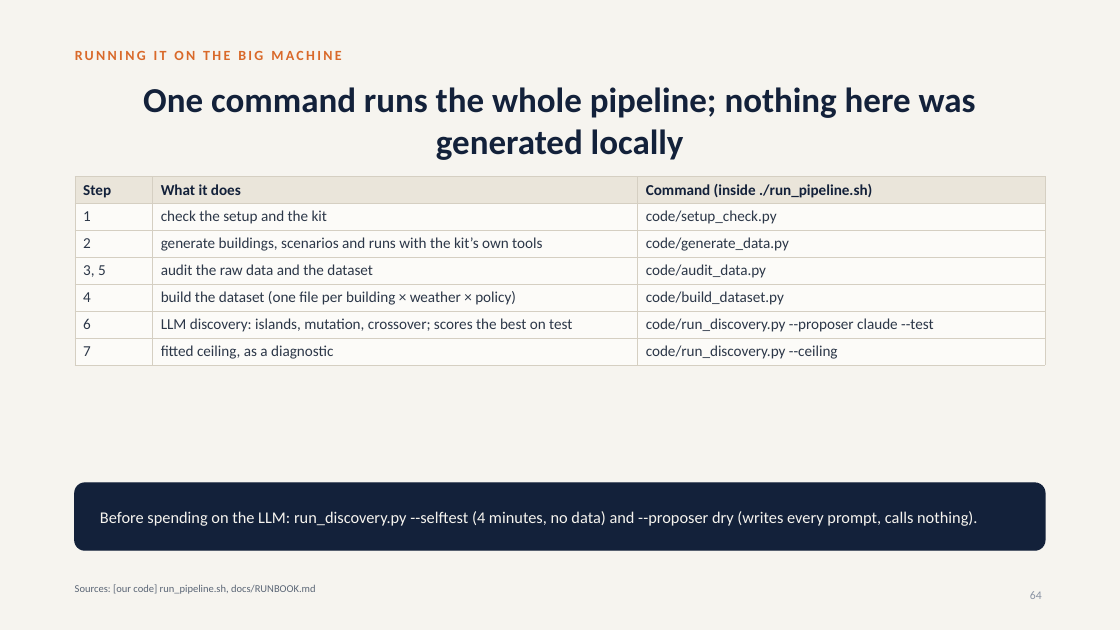
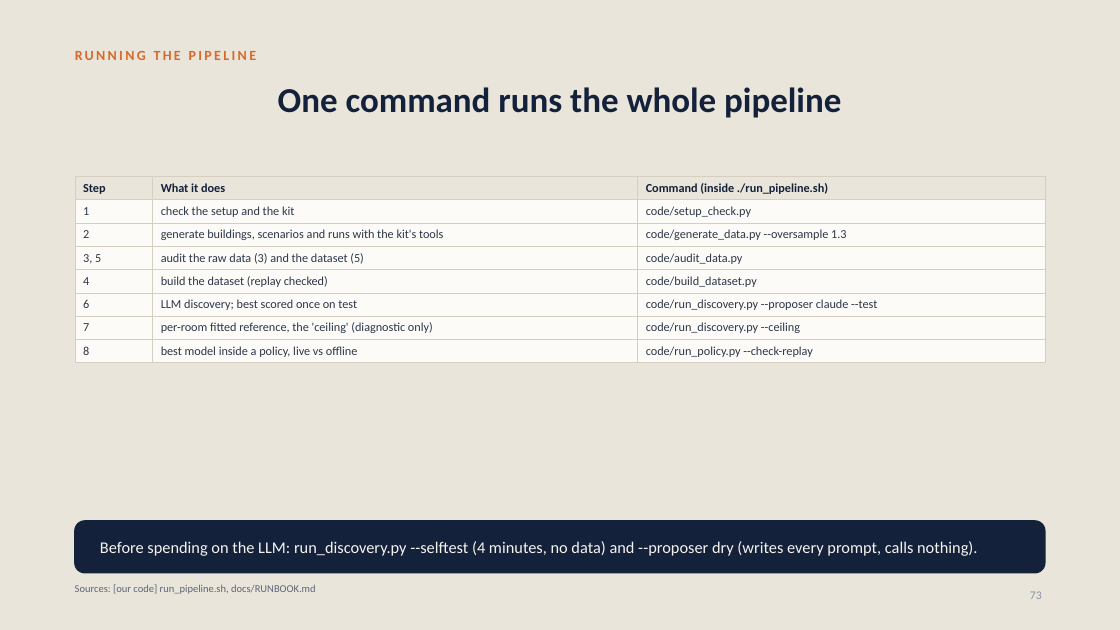
Before and after one commit to srivathsanb14/working-code, a slide deck: slide 73 of docs/One_Controller_for_Every_Building.pptx (slide 64 before the commit). Drawn at 1120x630 pixels with LibreOffice and Linux fonts; fonts in the diff are those of the drawing. Boxes give left, top, right and bottom in pixels: in the first picture for what was removed or moved away, otherwise in the second. Text is boxed around its words. In the diff, an @@ line names an element or a change of style, - is before the commit and + after.

```diff
--- a/docs/One_Controller_for_Every_Building.pptx
+++ b/docs/One_Controller_for_Every_Building.pptx
@@ background #F6F4EF to #EAE5DA @@
@@ text at (x1=75, y1=51, x2=256, y2=60): text changed @@
-RUNNING IT ON THE BIG MACHINE
+RUNNING THE PIPELINE
@@ title at (x1=278, y1=87, x2=841, y2=118): text changed @@
-One command runs the whole pipeline; nothing here was generated locally
+One command runs the whole pipeline
@@ table at (x1=75, y1=176, x2=1045, y2=361) @@
-row 3: 2 | generate buildings, scenarios and runs with the kit’s own tools | code/generate_data.py
-row 4: 3, 5 | audit the raw data and the dataset | code/audit_data.py
-row 5: 4 | build the dataset (one file per building × weather × policy) | code/build_dataset.py
-row 6: 6 | LLM discovery: islands, mutation, crossover; scores the best on test | code/run_discovery.py --proposer claude --test
-row 7: 7 | fitted ceiling, as a diagnostic | code/run_discovery.py --ceiling
+row 3: 2 | generate buildings, scenarios and runs with the kit's tools | code/generate_data.py --oversample 1.3
+row 4: 3, 5 | audit the raw data (3) and the dataset (5) | code/audit_data.py
+row 5: 4 | build the dataset (replay checked) | code/build_dataset.py
+row 6: 6 | LLM discovery; best scored once on test | code/run_discovery.py --proposer claude --test
+row 7: 7 | per-room fitted reference, the 'ceiling' (diagnostic only) | code/run_discovery.py --ceiling
+row 8: 8 | best model inside a policy, live vs offline | code/run_policy.py --check-replay
@@ rounded rectangle resized from (x1=75, y1=483, x2=1045, y2=550) to (x1=75, y1=521, x2=1045, y2=573) @@
@@ rounded rectangle at (x1=75, y1=521, x2=1045, y2=573): proportions changed @@
@@ text "Before spending on the LLM: ..." moved from (x1=100, y1=511, x2=977, y2=526) to (x1=100, y1=541, x2=977, y2=556) @@
@@ page number at (x1=1030, y1=591, x2=1042, y2=599): text changed @@
-64
+73
```
Also in this commit, not shown: 62 other slides changed, 21 slides added, 6 other files.
